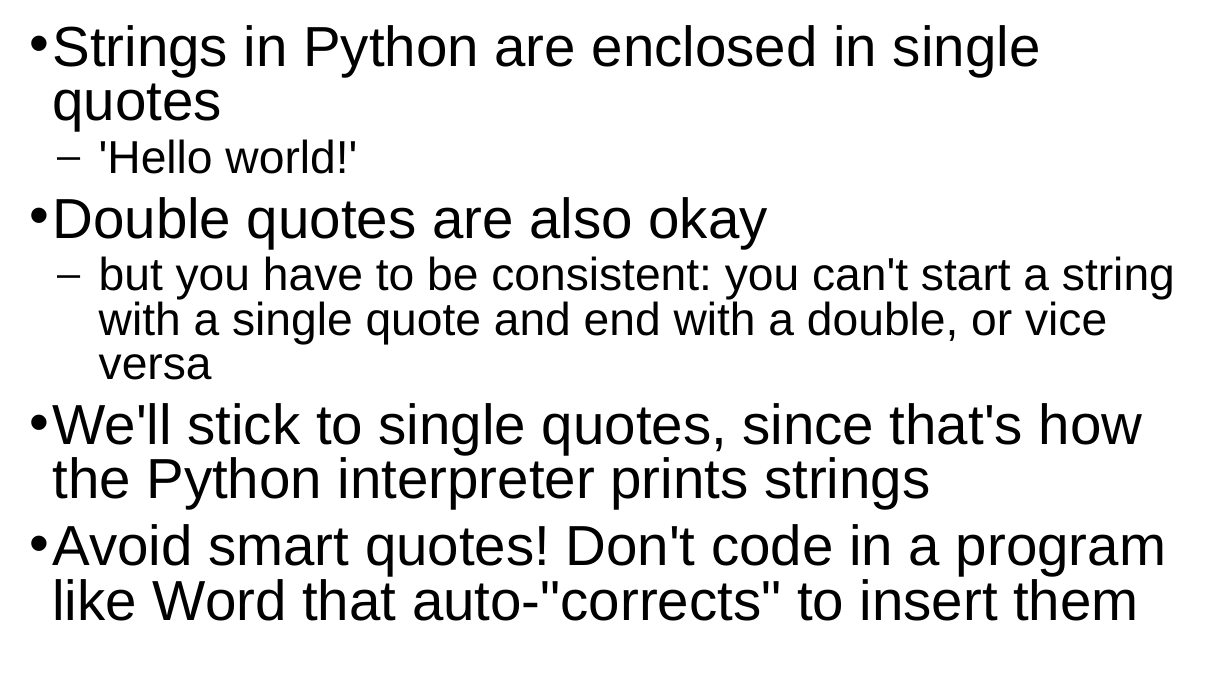
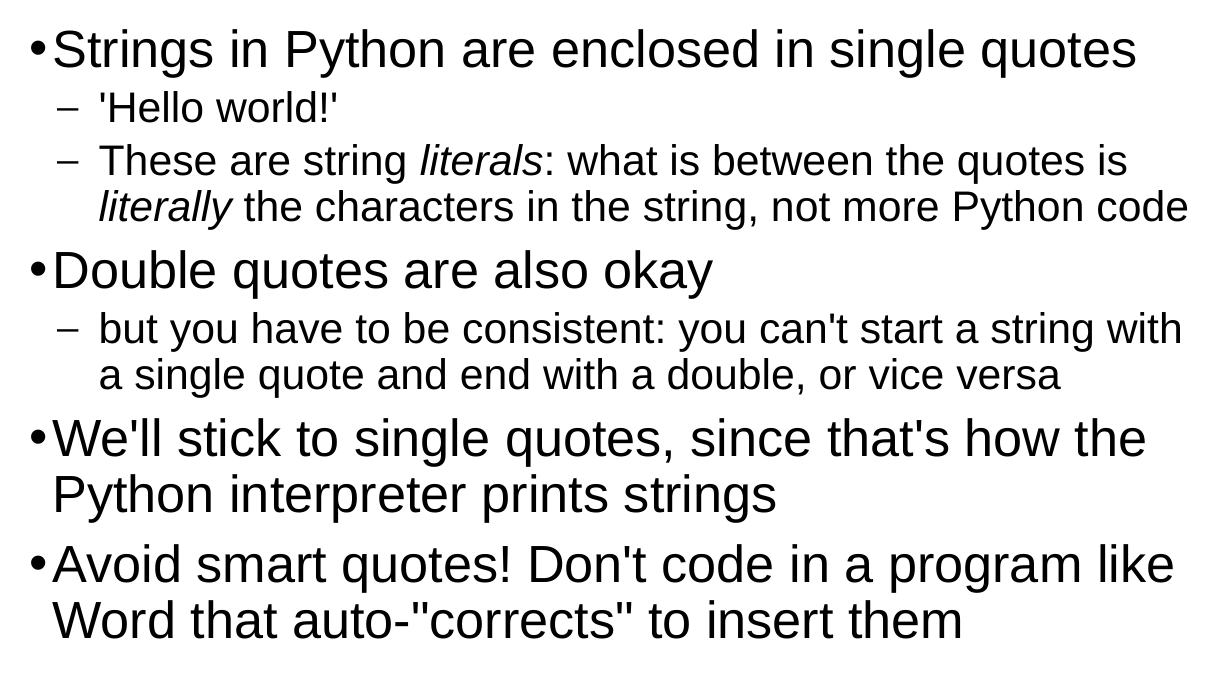
Before and after one commit to grimmelm/ctech404, a slide deck: slide 6 of ctech401/module_3/CTECH401 Module 3 - Strings.pptx (slide 5 before the commit). Drawn at 1232x693 pixels with LibreOffice and Linux fonts; fonts in the diff are those of the drawing. Boxes give left, top, right and bottom in pixels: in the first picture for what was removed or moved away, otherwise in the second. Text is boxed around its words. In the diff, an @@ line names an element or a change of style, - is before the commit and + after.

```diff
--- a/ctech401/module_3/CTECH401 Module 3 - Strings.pptx
+++ b/ctech401/module_3/CTECH401 Module 3 - Strings.pptx
@@ text at <box>52,29,1183,639</box>: size 44 to 40.7 pt in "Strings in Python are enclosed in single ...", "Double quotes are also okay", "We'll stick to single quotes, since that's ...", "Avoid smart quotes! Don't code in a ..."; size 36 to 33.3 pt in "'Hello world!'", "but you have to be consistent: you ..."; line spacing 0.8 to 0.9 @@
@@ text at <box>99,144,1189,230</box>: paragraph added @@
+  ⎯ These are string literals: what is between the quotes is literally the characters in the string, not more Python code
```
Also in this commit, not shown: 6 other slides changed, 2 slides added, 1 other file.
